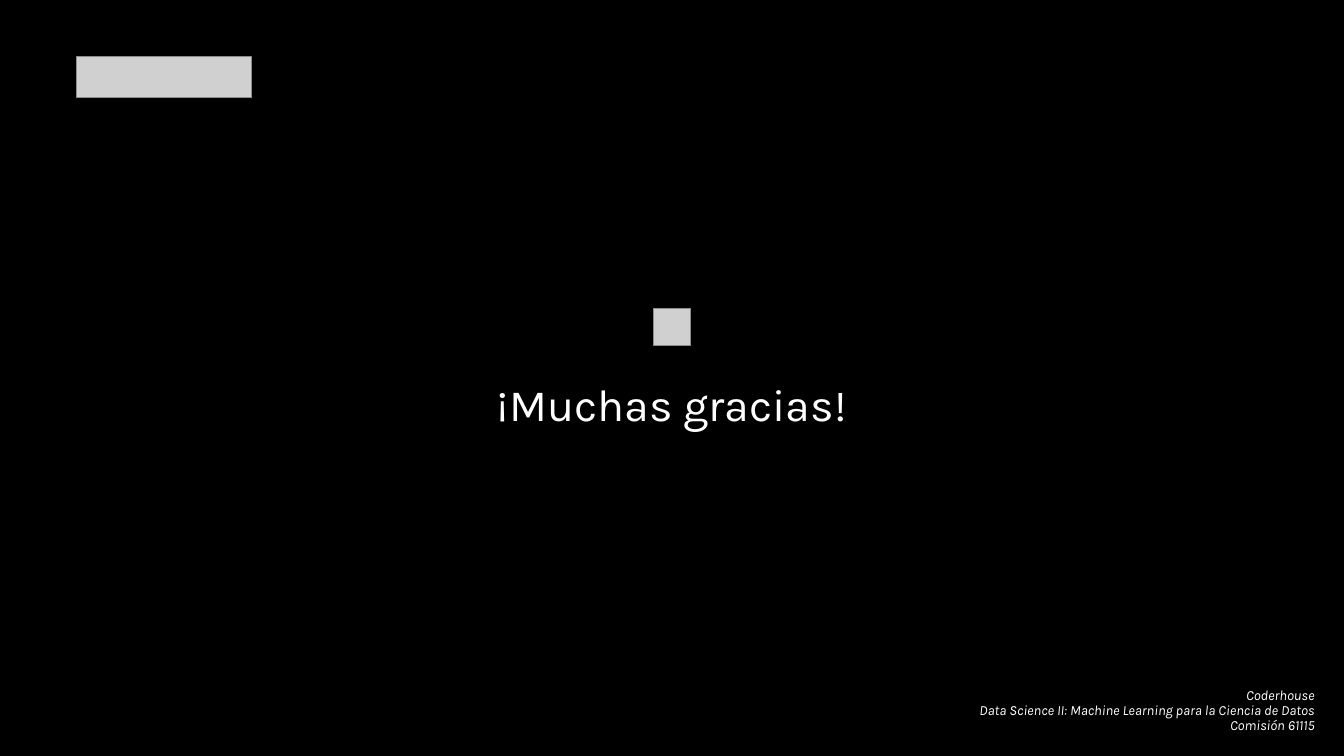
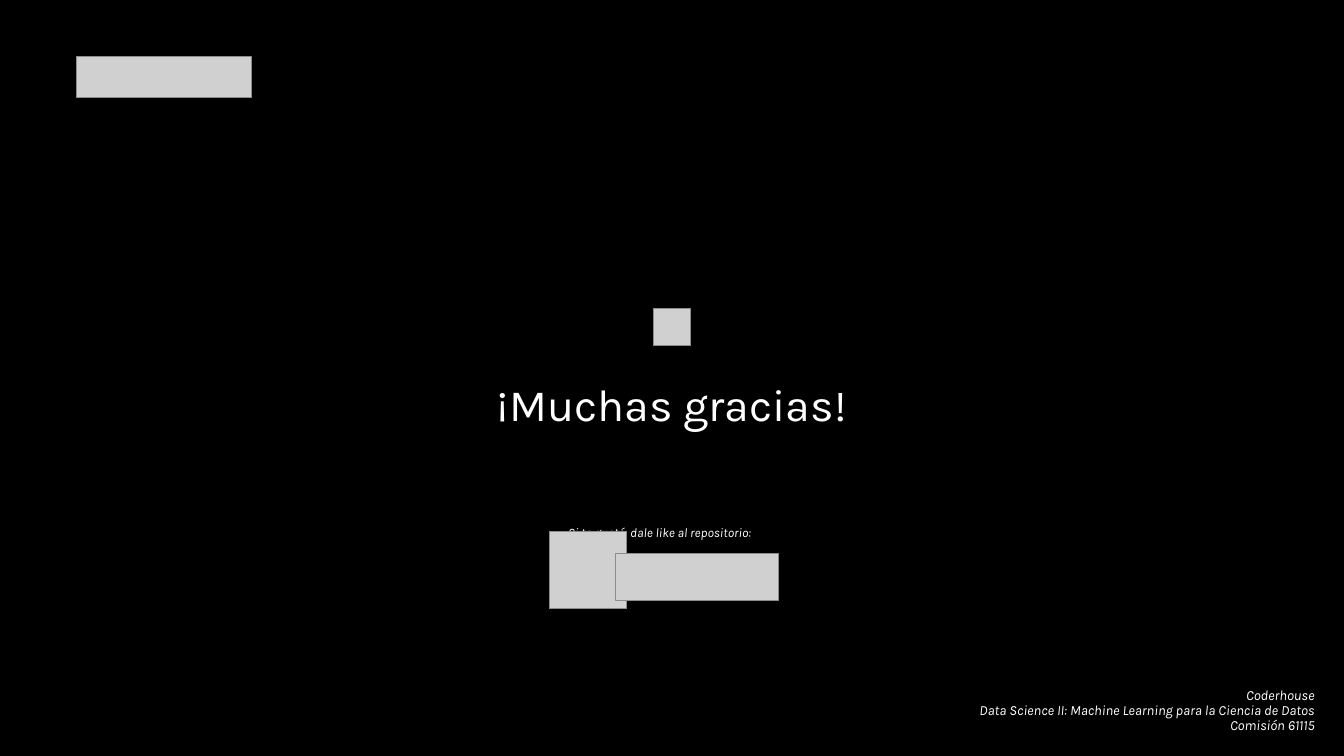
Before and after one commit to JoseChirif/Estudios-y-empleabilidad-Encuesta-kaggle, a slide deck: slide 29 of Estudios y empleabilidad.pptx (slide 17 before the commit). Drawn at 1344x756 pixels with LibreOffice and Linux fonts; fonts in the diff are those of the drawing; grey boxes stand for pictures. Boxes give left, top, right and bottom in pixels: in the first picture for what was removed or moved away, otherwise in the second. Text is boxed around its words. In the diff, an @@ line names an element or a change of style, - is before the commit and + after.

```diff
--- a/Estudios y empleabilidad.pptx
+++ b/Estudios y empleabilidad.pptx
@@ picture added at <box>549,531,627,609</box> @@
@@ text added at <box>568,525,751,541</box>, 9.2 pt, text #FFFFFF, italic @@
+Si te gustó, dale like al repositorio:
@@ picture added at <box>615,554,778,601</box> @@
```
Also in this commit, not shown: 15 other slides changed, 13 slides added, 1 slide removed, 2 other files.
